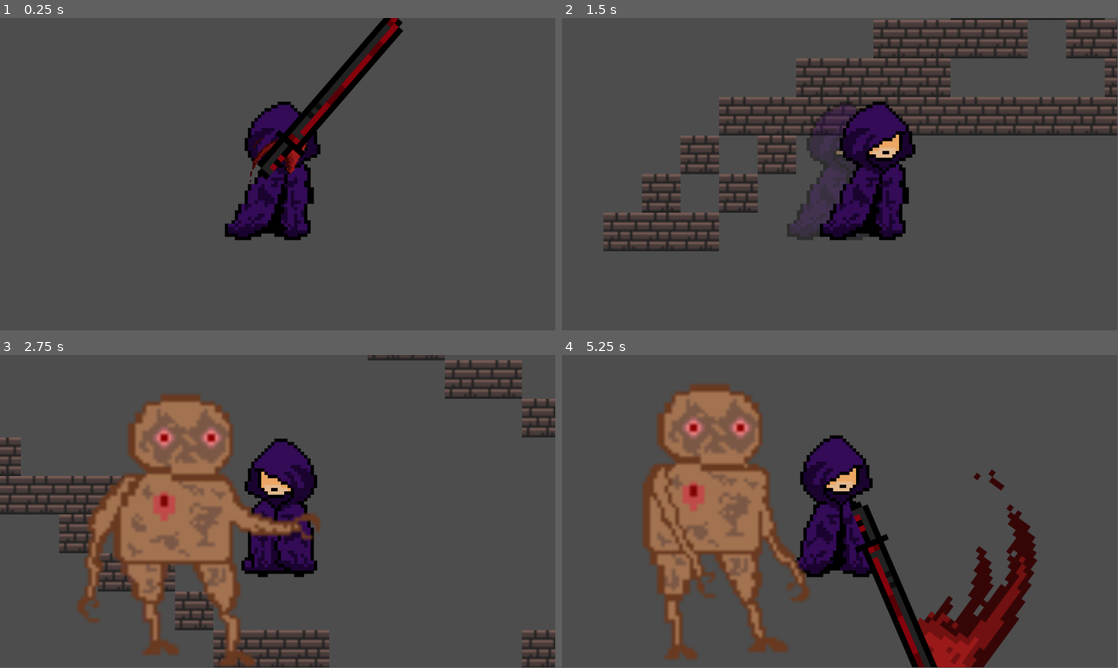
Above: before the commit, frames 1-4 (two rows, left to right).
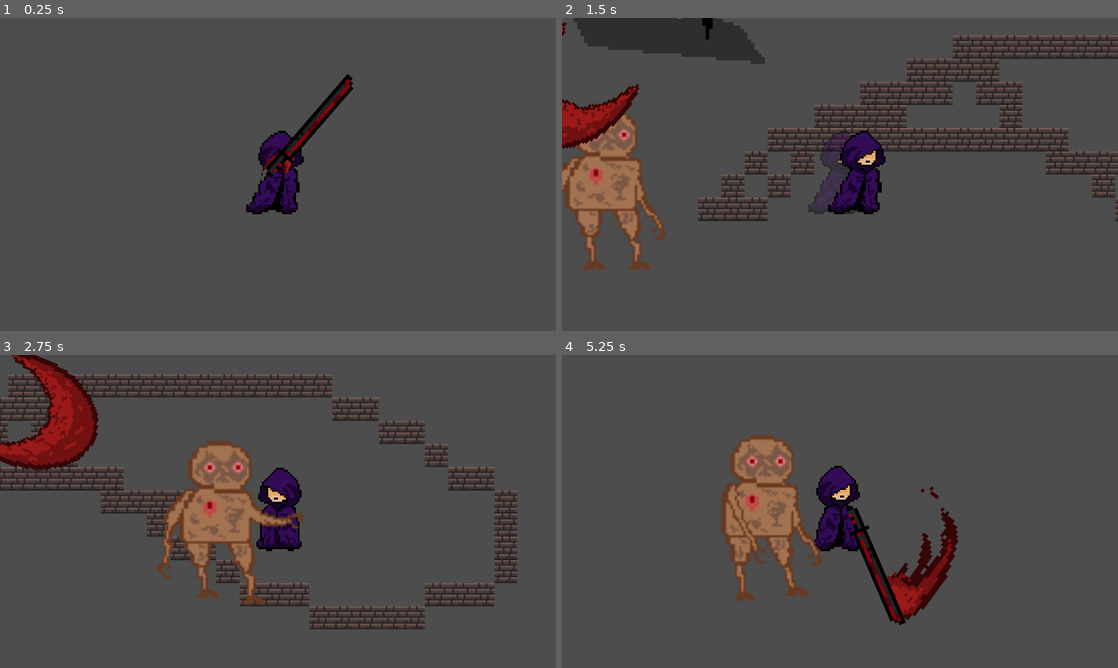
Above: after the commit, the same moments.

Repository: Eathand/GDA-Game
Game: Godot game, scene res://scenes/Main.tscn
The game is run twice, just before and just after one commit, with the same random seed, the same clock (stepped at 60 frames per second) and the same inputs. The engine's default icon, where the game draws it, is replaced by a stand-in: a white triangle on a blue panel in a dark square.
Inputs (mouse positions are in pixels of both pictures, inside the frame that each line leads up to):
- Up to frame 1 (0.25 s): no input
- Up to frame 2 (1.5 s): tap Enter (ui_accept) at 0.5, 0.77 s; move the mouse to (962, 158) at 0.52 s; hold D (right) from 0.53 s (still down); click (962, 158) at 0.6 s; move the mouse to (728, 190) at 1.27 s; tap Shift (dash) at 1.35 s
- Up to frame 3 (2.75 s): tap Enter (ui_accept) at 1.52 s; move the mouse to (333, 442) at 2.02 s; release D (right) at 2.03 s; hold A (left) from 2.03 s (still down); tap P (test_damage) at 2.1 s
- Up to frame 4 (5.25 s): move the mouse to (812, 574) at 2.77 s; release A (left) at 2.78 s; hold D (right) 2.78-4.28 s; click (812, 574) at 2.85 s; tap Enter (ui_accept) at 3.02, 3.77, 4.52 s; move the mouse to (1006, 558) at 3.52 s; tap Shift (dash) at 3.6 s; move the mouse to (673, 464) at 4.27 s; hold A (left) 4.28-5.03 s; tap P (test_damage) at 4.35 s; move the mouse to (867, 511) at 5.02 s; hold D (right) from 5.03 s (still down); click (867, 511) at 5.1 s
In our replay, the window is 799x449 before the commit and 800x450 after it. These sizes can differ from the game's own. Grey fills any space a smaller window leaves; there, only what the larger window draws over its background counts as a difference.

The runs differ from the first frame. In frame 1, 6.1% of the frame differs, in the area x 40-73%, y 0-72%; in frame 2, 29%; in frame 3, 33%, in the area x 0-100%, y 0-100%; in frame 4, 26%.

Commit message:
small changes and fixes

Diff:
--- a/gda-game-capstone/Death Menu.tscn
+++ b/gda-game-capstone/Death Menu.tscn
@@ -22,8 +22,8 @@
 metadata/_edit_use_anchors_ = true
 
 [node name="Sprite2D" type="Sprite2D" parent="PanelContainer"]
-position = Vector2(573, 244)
-scale = Vector2(1.77734, 1.58203)
+position = Vector2(421, 167)
+scale = Vector2(1.0918, 0.868164)
 texture = ExtResource("1_ojdvt")
 centered = false
 metadata/_edit_group_ = true
--- a/gda-game-capstone/project.godot
+++ b/gda-game-capstone/project.godot
@@ -14,6 +14,16 @@
 run/main_scene="res://scenes/Main.tscn"
 config/features=PackedStringArray("4.3", "Forward Plus")
 config/icon="res://icon.svg"
+
+[display]
+
+window/size/viewport_width=1920
+window/size/viewport_height=1080
+window/stretch/mode="viewport"
+
+[gui]
+
+theme/default_font_multichannel_signed_distance_field=true
 
 [input]
 
--- a/gda-game-capstone/start_screen.tscn
+++ b/gda-game-capstone/start_screen.tscn
@@ -20,12 +20,12 @@
 texture = ExtResource("1_njxig")
 centered = false
 
-[node name="ParallaxLayer" type="ParallaxLayer" parent="ParallaxBackground"]
+[node name="trees" type="ParallaxLayer" parent="ParallaxBackground"]
 texture_filter = 1
 motion_scale = Vector2(0.5, 0.5)
 motion_mirroring = Vector2(1920, 0)
 
-[node name="Sprite2D" type="Sprite2D" parent="ParallaxBackground/ParallaxLayer"]
+[node name="Sprite2D" type="Sprite2D" parent="ParallaxBackground/trees"]
 position = Vector2(961, 534.5)
 scale = Vector2(0.468262, 0.525879)
 texture = ExtResource("2_uqxej")
